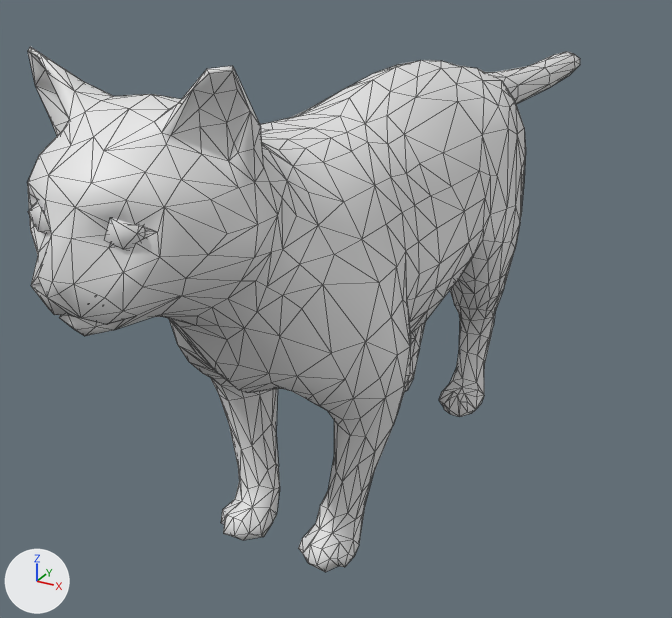
Two versions of the Blender file src/Cat/catrigged.blend, one commit apart.
Camera for both pictures: a camera (50 mm lens) standing at (2.71, -5.27, 3.89) and looking at (-0.43, 0.43, 1.04). The axes (+X, +Y, +Z) are drawn at lower left. The lights are the same throughout. Mesh edges are drawn as thin lines.

In view in the first picture: 'grp1'.
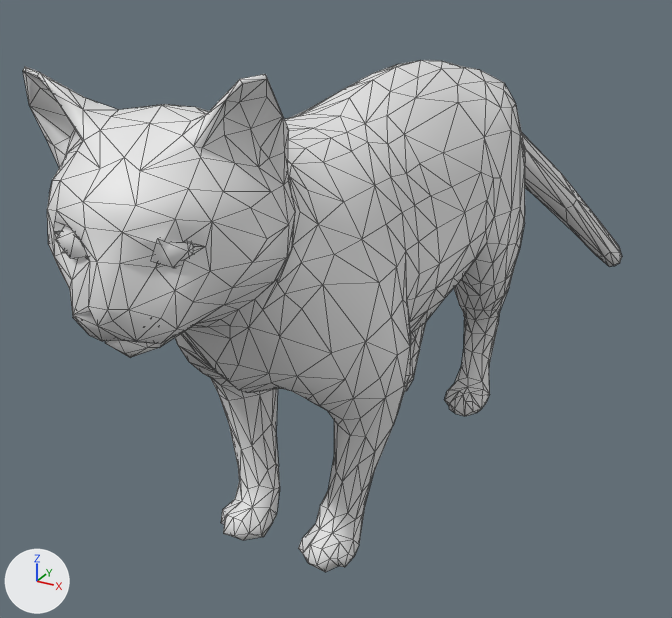
Commit message: Update with shitty idle anim

The newer file adds an action. The first version stands in its rest pose; the second is drawn at frame 135 of the action 'a_idle'.

Pixel boxes (x1, y1, x2, y2) of what changed, in the pictures (672 x 618 px):
'grp1', posed (8% wider): before (27, 47, 580, 572); after (23, 60, 622, 572)
bone 'tail.001', root to tip: before (452, 99) to (495, 101); after (452, 99) to (499, 149)
bone 'tail.002', root to tip: before (495, 101) to (533, 86); after (499, 149) to (556, 202)
bone 'tail.003', root to tip: before (533, 86) to (565, 66); after (556, 202) to (605, 253)
bone 'spine.004', root to tip: before (216, 234) to (195, 236); after (216, 234) to (202, 240)
bone 'pelvis.L', root to tip: before (452, 99) to (486, 85); after (454, 101) to (488, 86)
bone 'thigh.L', root to tip: before (471, 117) to (462, 224); after (474, 119) to (466, 226)
bone 'pelvis.R', root to tip: before (452, 99) to (385, 76); after (453, 98) to (385, 75)
bone 'thigh.R', root to tip: before (398, 109) to (390, 212); after (398, 108) to (390, 211)

The edits, one by one:
Bone 'tail.001' (bone_tail_001) turns from (0, 0, 0) to (-24, 9, -12) degrees about its own x, y and z.
Bone 'tail.002' (bone_tail_002) turns from (0, 0, 0) to (-10, 16, -14) degrees about its own x, y and z.
Bone 'tail.003' (bone_tail_003) turns from (0, 0, 0) to (-7, 21, -7) degrees about its own x, y and z.
Bone 'spine.004' (bone_spine_004) turns from (0, 0, 0) to (4, 4, -12) degrees about its own x, y and z.
Bone 'pelvis.L' (bone_pelvis_l) moves from (0.0, 0.0, 0.0) to (-0.001, 0.005, 0.002).
Bone 'thigh.L' (bone_thigh_l) turns from (0, 0, 0) to (-2, -1, 0) degrees about its own x, y and z.
Bone 'pelvis.R' (bone_pelvis_r) moves from (0.0, 0.0, 0.0) to (-0.003, -0.002, -0.001).
Bone 'pelvis.R' (bone_pelvis_r) turns from (0, 0, 0) to (0, -1, 2) degrees about its own x, y and z.
Bone 'thigh.R' (bone_thigh_r) turns from (0, 0, 0) to (1, 0, 0) degrees about its own x, y and z.
